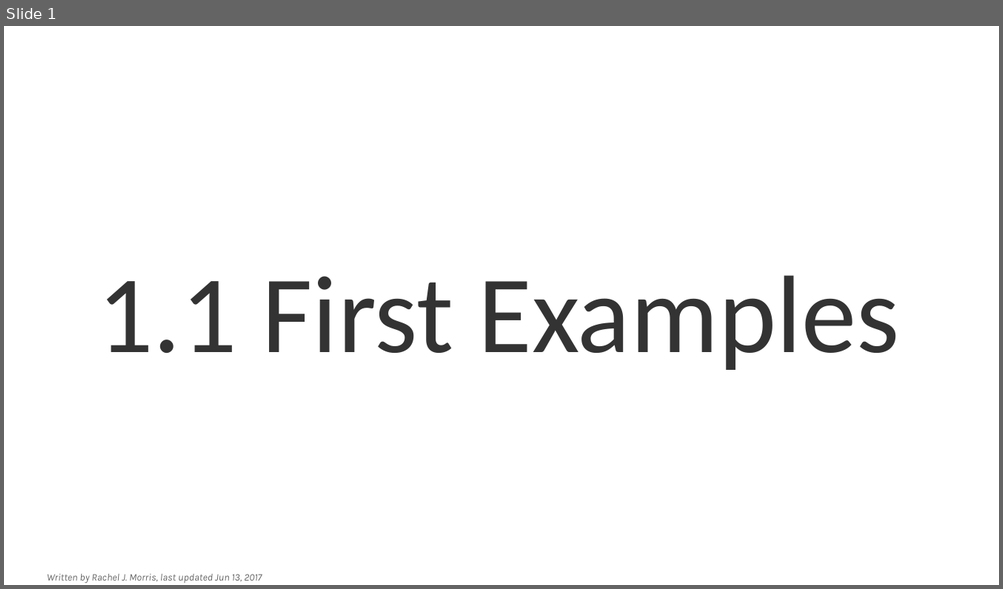
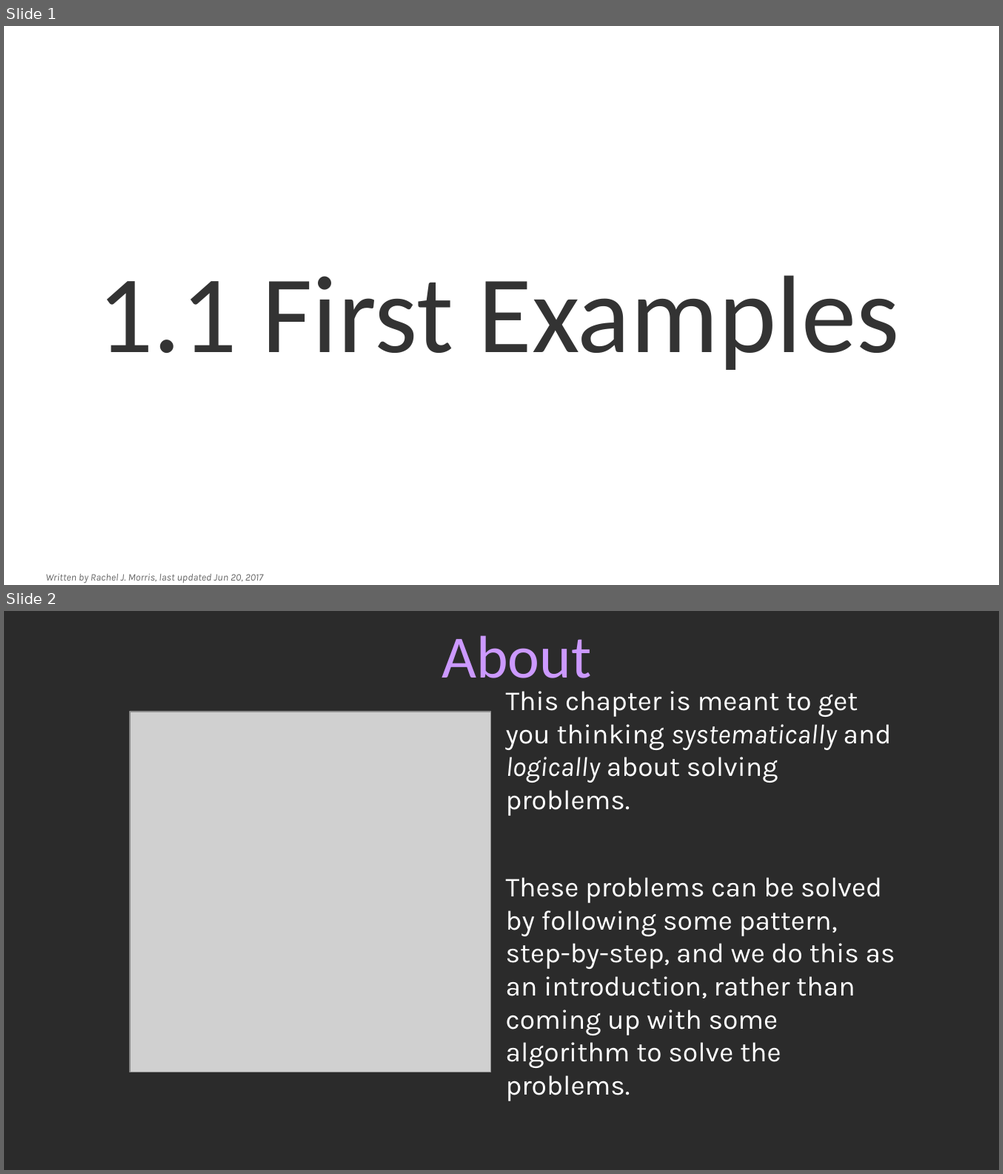
Before and after one commit to nguyenchithien/CS210-Discrete-Structures, a slide deck: Lectures/1-1_First_Examples.odp. Shown one above the other, each under a label of ours: slide 1 before the commit, slides 1 and 2 after it. The pictures are 1003x589 and 1003x1174 pixels, drawn with LibreOffice and Linux fonts; fonts in the diff are those of the drawing; grey boxes stand for pictures; background and template pictures are left out; a plain dark background stands for a picture behind light text. Boxes give left, top, right and bottom in pixels: in the first picture for what was removed or moved away, otherwise in the second. Text is boxed around its words. In the diff, an @@ line names an element or a change of style, - is before the commit and + after.

```diff
--- a/Lectures/1-1_First_Examples.odp
+++ b/Lectures/1-1_First_Examples.odp
@@ slide 2 added at box(4, 611, 999, 1170), background picture (left out) @@
@@ title added at box(441, 635, 591, 692), 48 pt, text #CC99FF @@
+About
@@ text added at box(506, 691, 895, 1102), 22 pt, text #FFFFFF @@
+This chapter is meant to get you thinking systematically and logically about solving problems.
+These problems can be solved by following some pattern, step-by-step, and we do this as an introduction, rather than coming up with some algorithm to solve the problems.
@@ picture added at box(130, 712, 490, 1073) @@
@@ slide 1 changed as well @@
@@ text at box(45, 574, 263, 583): text changed @@
-Written by Rachel J. Morris, last updated Jun 13, 2017
+Written by Rachel J. Morris, last updated Jun 20, 2017
```
Also in this commit, not shown: 27 other slides added, 2 slides removed, 4 other files.
